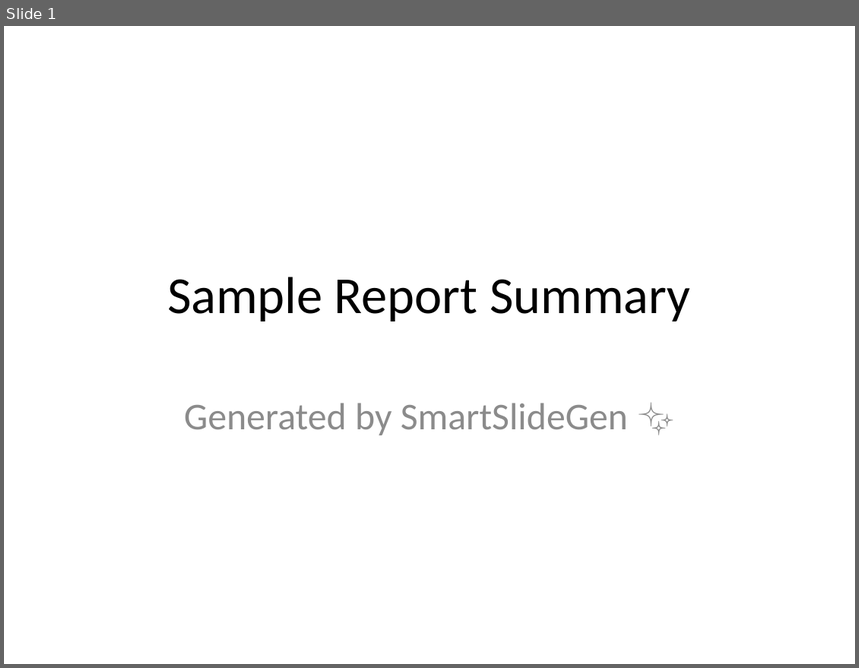
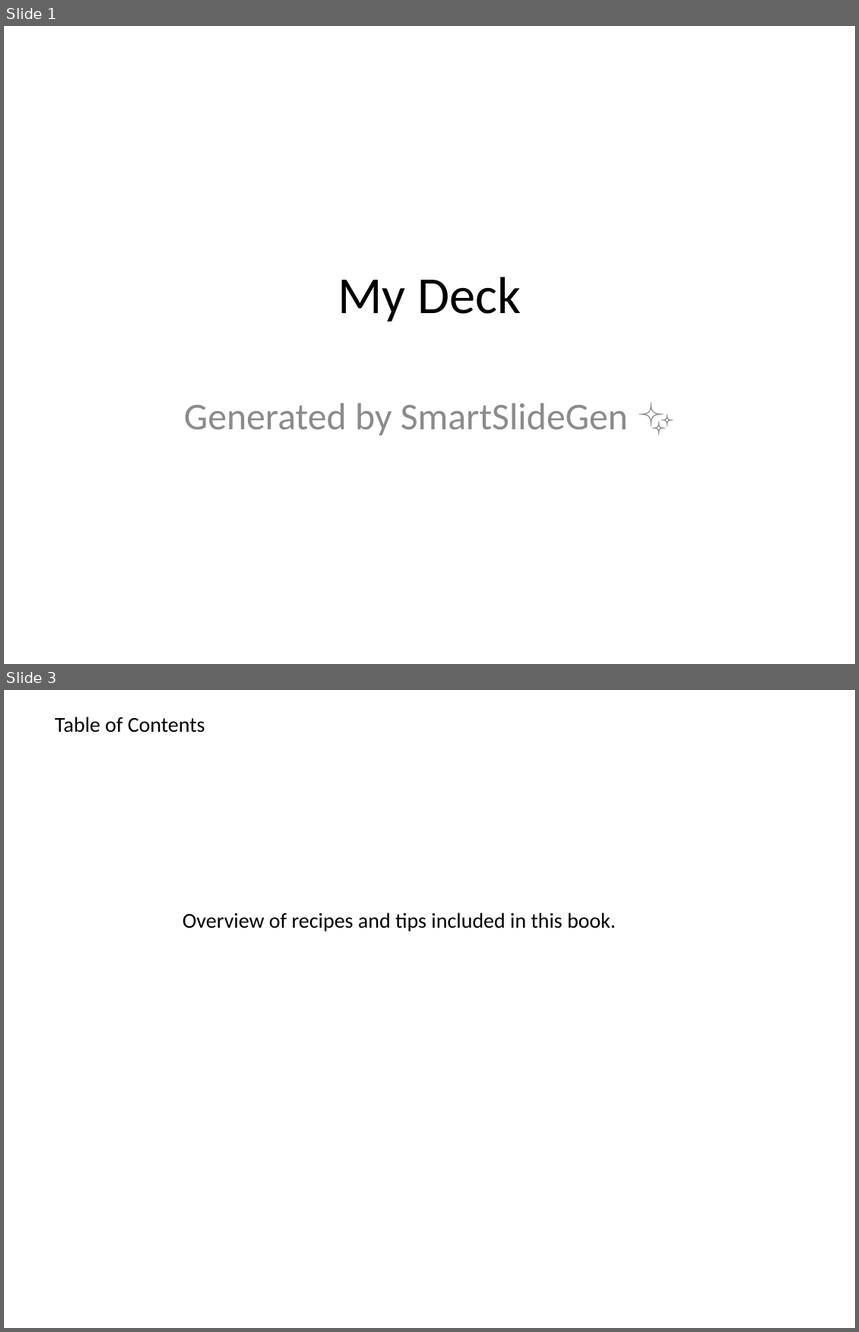
Before and after one commit to abhishek-bagepalli/The-Slide-Whisperer, a slide deck: output.pptx. Shown one above the other, each under a label of ours: slide 1 before the commit, slides 1 and 3 after it; the slides between them are not shown. The pictures are 859x668 and 859x1332 pixels, drawn with LibreOffice and Linux fonts; fonts in the diff are those of the drawing. Boxes give left, top, right and bottom in pixels: in the first picture for what was removed or moved away, otherwise in the second. Text is boxed around its words. In the diff, an @@ line names an element or a change of style, - is before the commit and + after.

Commit message:
included context based image retrieval

```diff
--- a/output.pptx
+++ b/output.pptx
@@ slide 3 added at [4, 690, 855, 1328], background #FFFFFF @@
@@ text added at [55, 717, 205, 733], 18 pt, text #000000 @@
+Table of Contents
@@ text added at [183, 913, 616, 932], 18 pt, text #000000 @@
+Overview of recipes and tips included in this book.
@@ slide 1 changed as well @@
@@ title at [338, 277, 521, 322]: text changed @@
-Sample Report Summary
+My Deck
```
Also in this commit, not shown: 7 other slides added, 5 slides removed, 14 other files.
